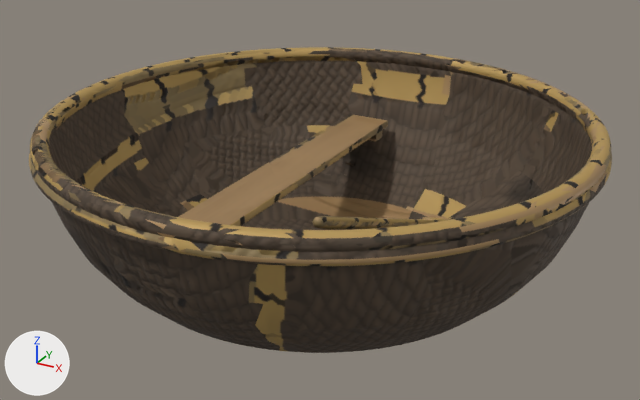
Renders of the glTF model priv/models/thung_chai_edits.glb from each side of a commit.
The view is the same before and after, from a camera (50 mm lens) standing at (1.334, -2.429, 1.535) and looking at (-0.003, 0.001, 0.319). Lighting does not change. The marker at lower left points along +X, +Y and +Z. The first picture is the older version. Vertices at exactly the same position are counted once.

The first picture shows 'thung_chai_edits'.
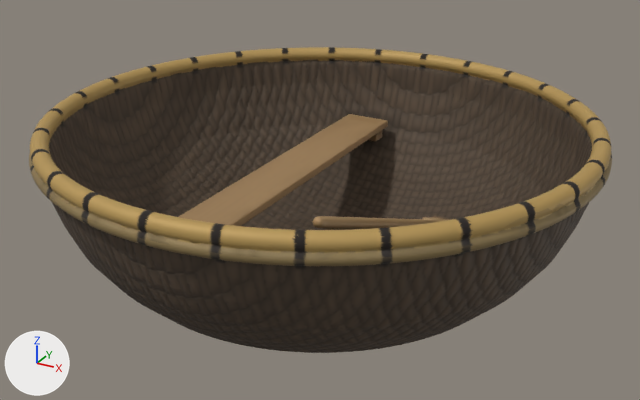
Location of each change, (x1, y1, x2, y2) in pixels of the pictures (640 x 400 px; the box of a moved part takes in the faces that stretch with it):
part 1 of me_thung_chai_edits, moved or reshaped
    both: (29, 47, 611, 283)
part 2 of me_thung_chai_edits, surface changed
    both: (30, 48, 612, 351)

Patch to the scene script:
```diff
--- a/priv/models/thung_chai_edits.glb.py
+++ b/priv/models/thung_chai_edits.glb.py
@@ me_thung_chai_edits @@
 me_thung_chai_edits.from_pydata(...)  # 7985 vertices, 16000 faces; spans x -0.92..0.92, y -0.92..0.92, z 0.0..0.63
 # used by ob_thung_chai_edits; location = (0.0, 0.0, 0.0)
+# me_thung_chai_edits part 1: 52 vertices moved within x -0.91..0.91, y -0.91..0.91, z 0.54..0.63; 256 vertices removed from x -0.91..0.91, y -0.91..0.91, z 0.32..0.63; 264 vertices added at x -0.91..0.91, y -0.91..0.91, z 0.32..0.63
+# me_thung_chai_edits part 2: 11685 kept faces spanning x -0.92..0.92, y -0.92..0.92, z 0.0..0.63 get new texture (UV) coordinates
 me_thung_chai_edits.materials.append(mat_paint)
```
